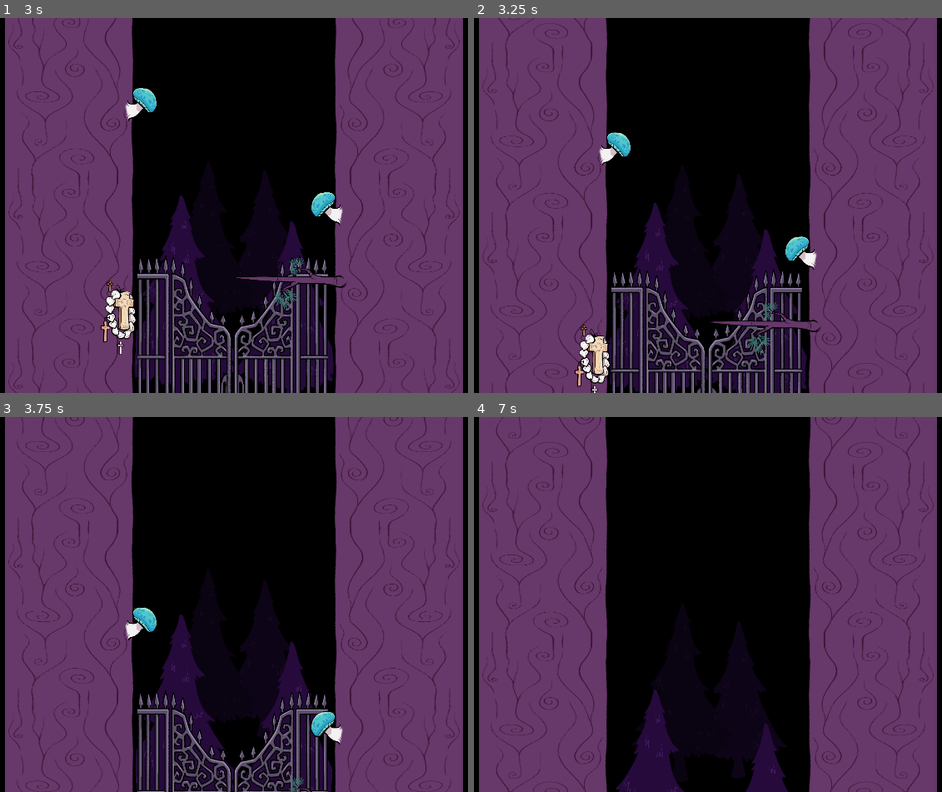
Above: before the commit, frames 1-4 (two rows, left to right).
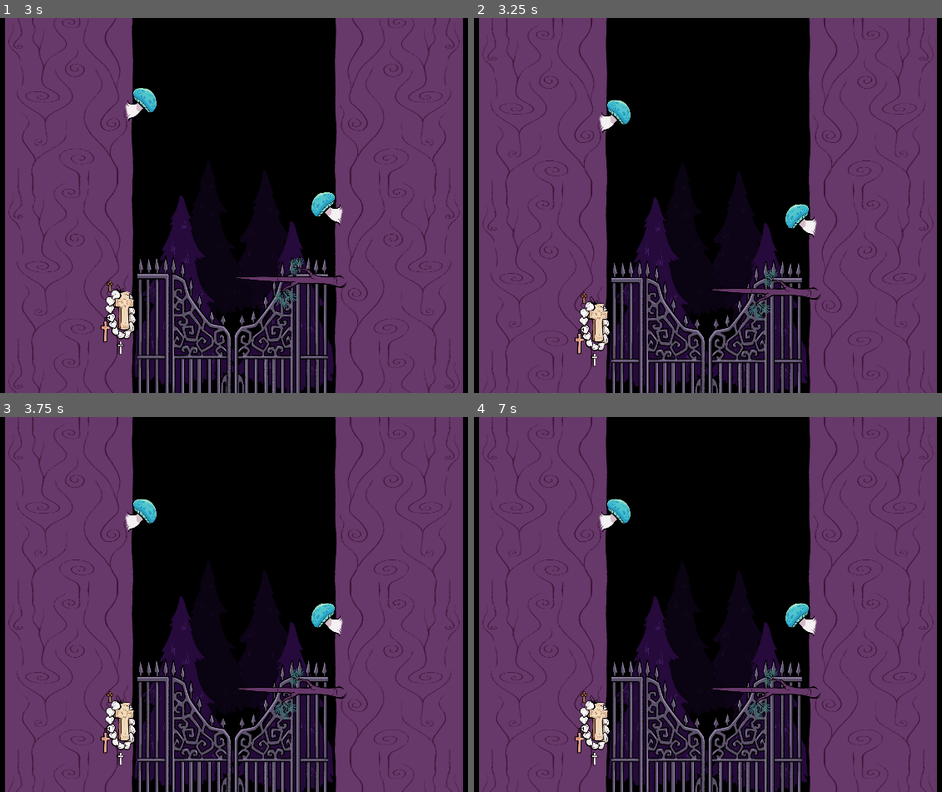
Above: after the commit, the same moments.

Repository: 100-Devs-1-Game/BabyBatClimber
Game: Godot game, scene res://level.tscn
Two runs of this game, one before a commit and one after it. Both use one fixed random seed, a clock stepped at 60 frames per second and the inputs below.
Inputs:
- Up to frame 1 (3 s): tap Enter at 0.5 s; hold W (climb) 0.53-1.28 s; tap Space (jump) at 0.77, 1.52 s; tap W (climb) at 1.35, 2.85 s; hold W (climb) 2.03-2.78 s
- Up to frame 2 (3.25 s): tap Space (jump) at 3.02 s
- Up to frame 3 (3.75 s): hold W (climb) from 3.53 s (still down)
- Up to frame 4 (7 s): tap Space (jump) at 3.77, 4.52, 6.02, 6.77 s; release W (climb) at 4.28 s; tap W (climb) at 4.35, 5.85 s; hold W (climb) 5.03-5.78 s; hold W (climb) from 6.53 s (still down)

Frame 1 is identical in both runs. In frame 2, 12% of the frame differs, in the area x 1-99%, y 0-100%; in frame 3, 13%; in frame 4, 15%.
Error before the commit: Invalid call. Nonexistent function 'take_control' in base 'CharacterBody2D (Player)'. (res://objects/scenes/branch_object.gd:18)

Commit message:
Implement controlling LevelObject

Diff:
--- a/src/objects/level_object.gd
+++ b/src/objects/level_object.gd
@@ -1,2 +1,7 @@
 class_name LevelObject
 extends Node2D
+
+
+
+func tick(player: Player, delta: float):
+	pass
--- a/src/player.gd
+++ b/src/player.gd
@@ -17,9 +17,17 @@
 var y_boost: float
 var delta_height: float
 
+var controlling_object: LevelObject
+
 
 
 func _physics_process(delta: float) -> void:
+	delta_height= 0
+
+	if controlling_object:
+		controlling_object.tick(self, delta)
+		return
+
 	if side != PlayerSide.NONE:
 		y_boost= 0
 		if Input.is_action_just_pressed("jump"):
@@ -60,6 +68,15 @@
 	get_tree().quit()
 
 
+func take_control(obj: LevelObject):
+	controlling_object= obj
+
+
+func relinquish_control(obj: LevelObject):
+	assert(controlling_object == obj)
+
+
+
 func can_climb()-> bool:
 	if side == PlayerSide.NONE:
 		return false
